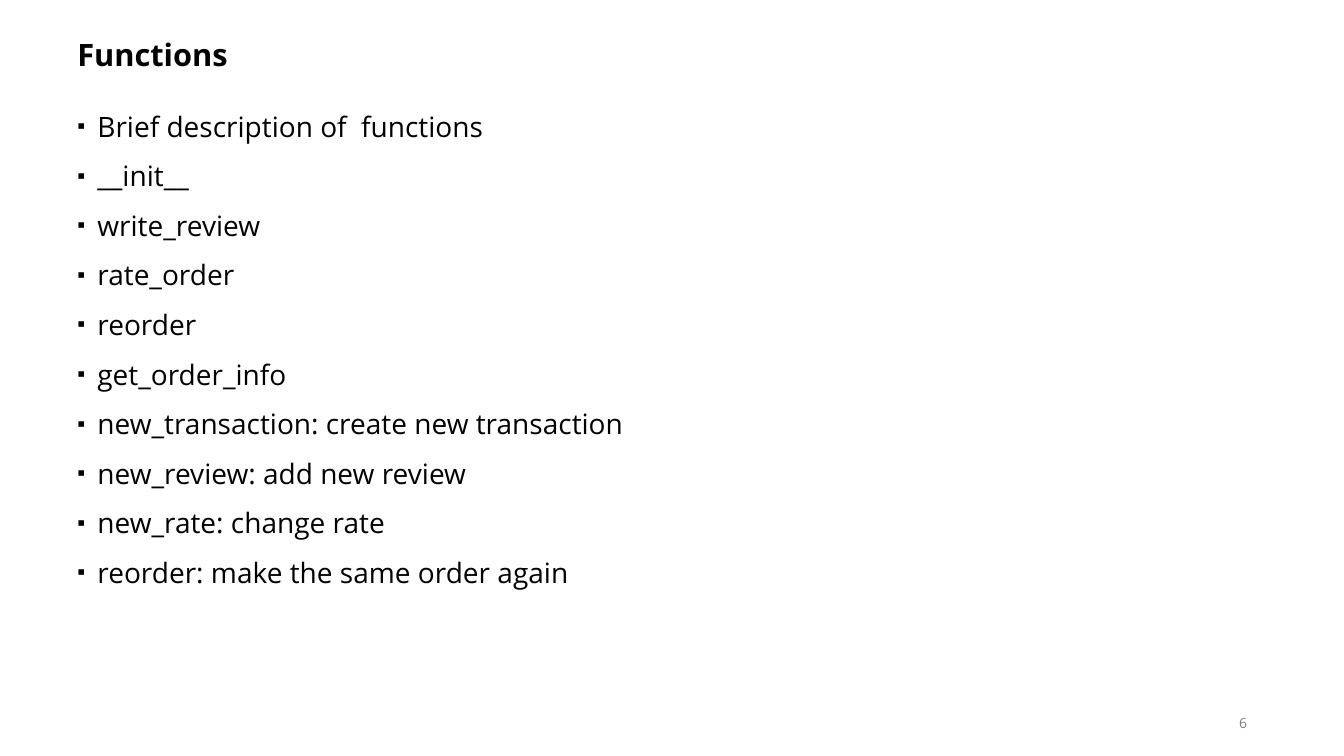
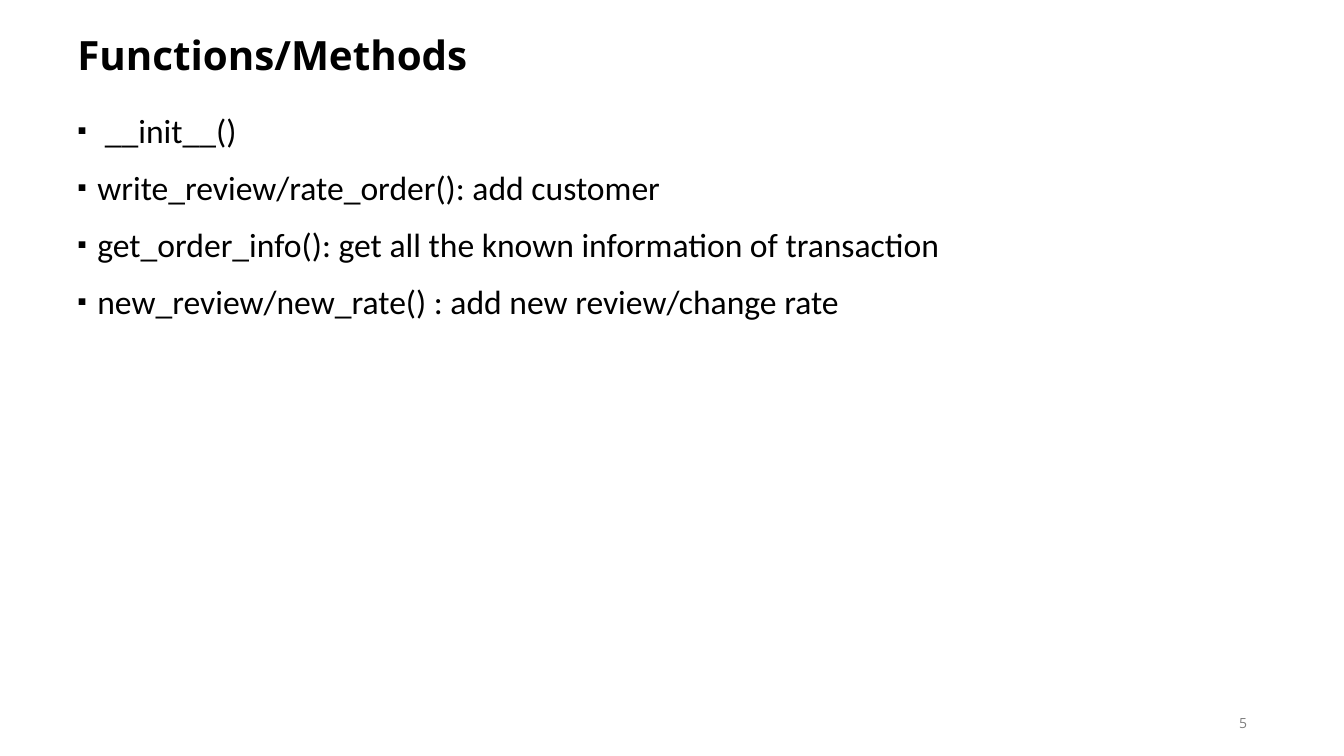
Before and after one commit to Data533-Group-3/Project, a slide deck: slide 5 of Presentation_Group3.pptx (slide 6 before the commit). Drawn at 1344x756 pixels with LibreOffice and Linux fonts; fonts in the diff are those of the drawing. Boxes give left, top, right and bottom in pixels: in the first picture for what was removed or moved away, otherwise in the second. Text is boxed around its words. In the diff, an @@ line names an element or a change of style, - is before the commit and + after.

```diff
--- a/Presentation_Group3.pptx
+++ b/Presentation_Group3.pptx
@@ title at (77, 39, 467, 71): text changed; size 22 to 28.8 pt @@
-Functions
+Functions/Methods
@@ text at (97, 118, 939, 320): text changed; size 20 to 24 pt; font Open Sans to Calibri @@
-▪ Brief description of functions
-▪ __init__
-▪ write_review
-▪ rate_order
-▪ reorder
-▪ get_order_info
-▪ new_transaction: create new transaction
-▪ new_review: add new review
-▪ new_rate: change rate
-▪ reorder: make the same order again
+▪ __init__()
+▪ write_review/rate_order(): add customer
+▪ get_order_info(): get all the known information of transaction
+▪ new_review/new_rate() : add new review/change rate
```
Also in this commit, not shown: 5 other slides changed, 4 other files.
